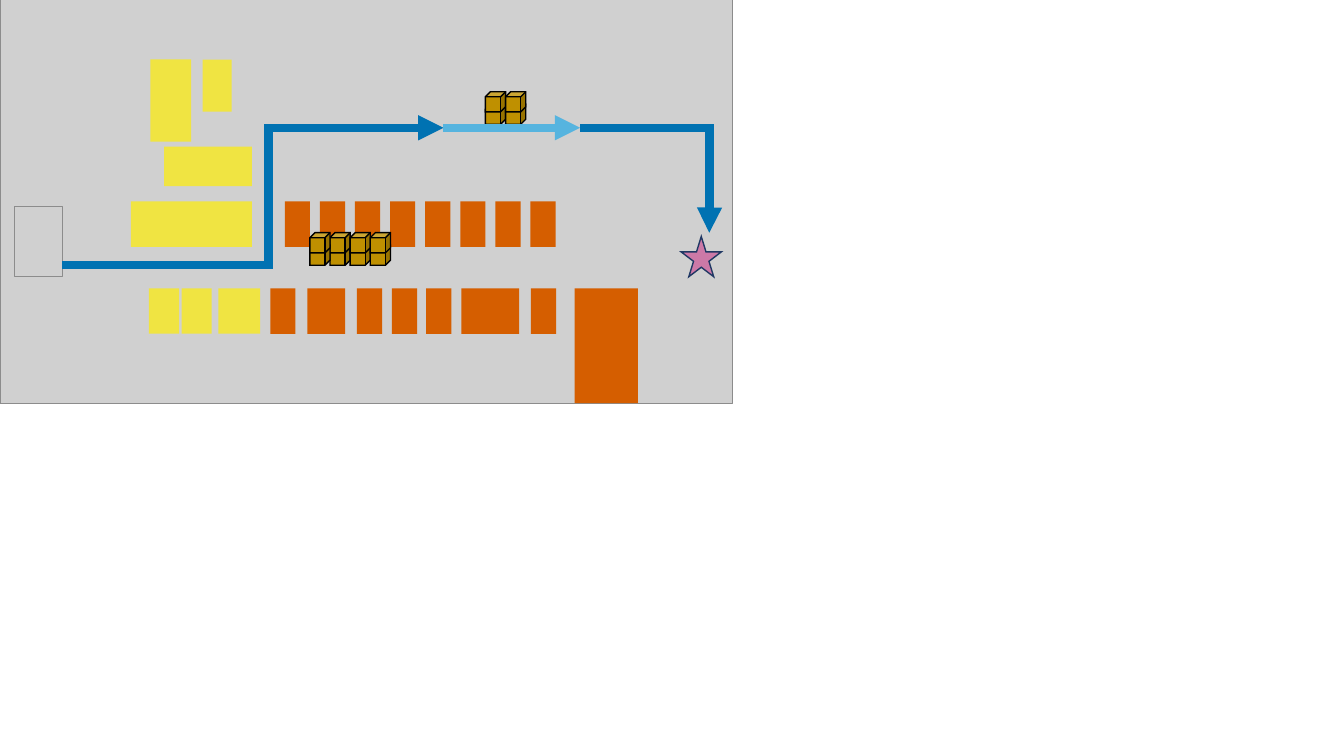
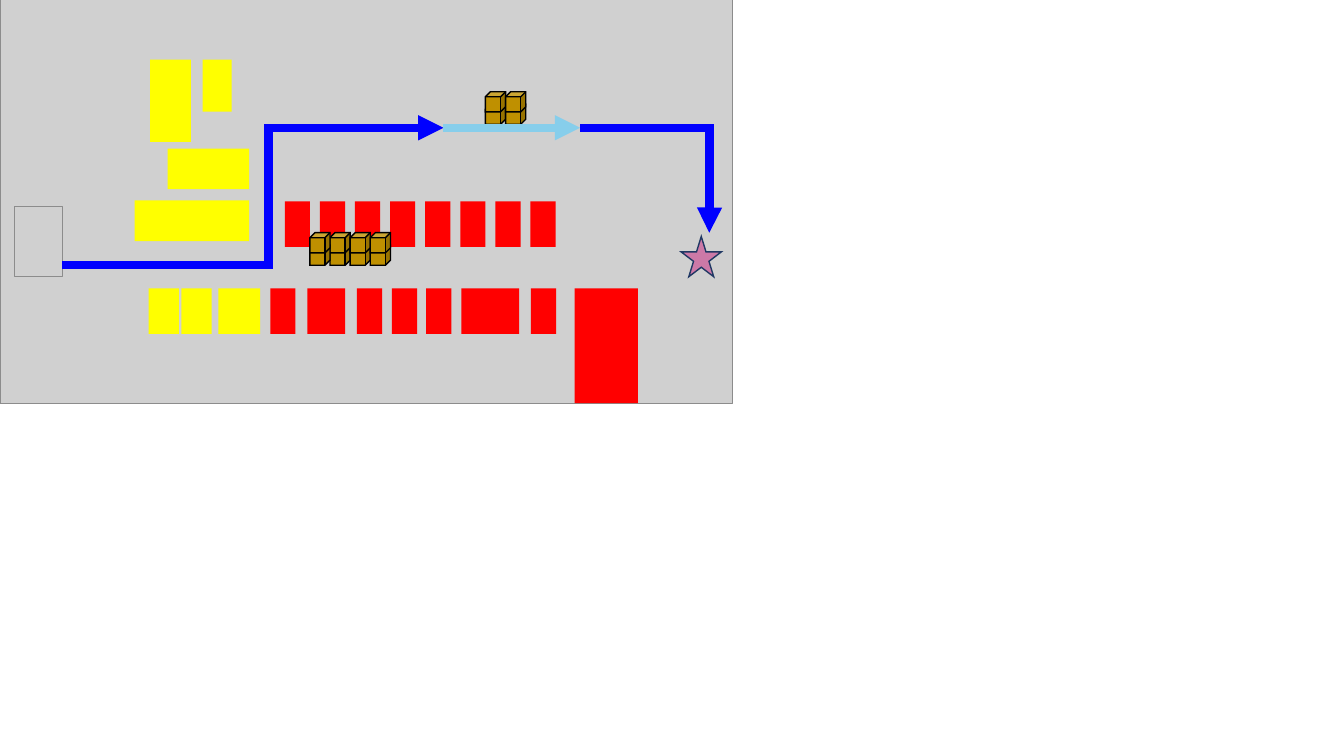
Before and after one commit to cmu-able/explainable-planning, a slide deck: slide 18 of XPlanningEvaluation/data/instruction/instruction-color-blind-friendly.pptx. Drawn at 1344x756 pixels with LibreOffice and Linux fonts; fonts in the diff are those of the drawing; grey boxes stand for pictures. Boxes give left, top, right and bottom in pixels: in the first picture for what was removed or moved away, otherwise in the second. Text is boxed around its words. In the diff, an @@ line names an element or a change of style, - is before the commit and + after.

Commit message:
updated instruction-color-blind-friendly.pptx to use shapes and consistent colors with graphviz colors

```diff
--- a/XPlanningEvaluation/data/instruction/instruction-color-blind-friendly.pptx
+++ b/XPlanningEvaluation/data/instruction/instruction-color-blind-friendly.pptx
@@ elbow arrow (63, 265) - (444, 128): stroke #0072B2 6 pt to #0000FF 6 pt @@
@@ arrow (444, 128) - (581, 128): stroke #56B4DF 6 pt to #87CEEB 6 pt @@
@@ elbow arrow (581, 128) - (710, 233): stroke #0072B2 6 pt to #0000FF 6 pt @@
@@ fill #F0E442 to #FFFF00 in 7 elements at (x1=150, y1=59, x2=191, y2=142), (x1=203, y1=59, x2=232, y2=112), (x1=149, y1=288, x2=179, y2=334), (x1=181, y1=288, x2=212, y2=334), (x1=219, y1=288, x2=261, y2=334), (x1=167, y1=148, x2=249, y2=189), (x1=135, y1=201, x2=250, y2=241) @@
@@ rectangle resized from (x1=131, y1=202, x2=252, y2=247) to (x1=135, y1=201, x2=250, y2=241) @@
@@ fill #D55E00 to #FF0000 in 16 elements at (x1=285, y1=202, x2=311, y2=247), (x1=320, y1=202, x2=345, y2=247), (x1=355, y1=202, x2=380, y2=247), (x1=390, y1=202, x2=415, y2=247), (x1=425, y1=202, x2=451, y2=247), (x1=461, y1=202, x2=486, y2=247), (x1=495, y1=202, x2=520, y2=247), (x1=530, y1=202, x2=556, y2=247), (x1=270, y1=288, x2=295, y2=334), (x1=308, y1=288, x2=345, y2=334), (x1=357, y1=288, x2=382, y2=334), (x1=392, y1=288, x2=417, y2=334), (x1=426, y1=288, x2=452, y2=334), (x1=462, y1=288, x2=519, y2=334), (x1=531, y1=288, x2=557, y2=334), (x1=575, y1=288, x2=638, y2=403) @@
```
Also in this commit, not shown: 6 other slides changed.
